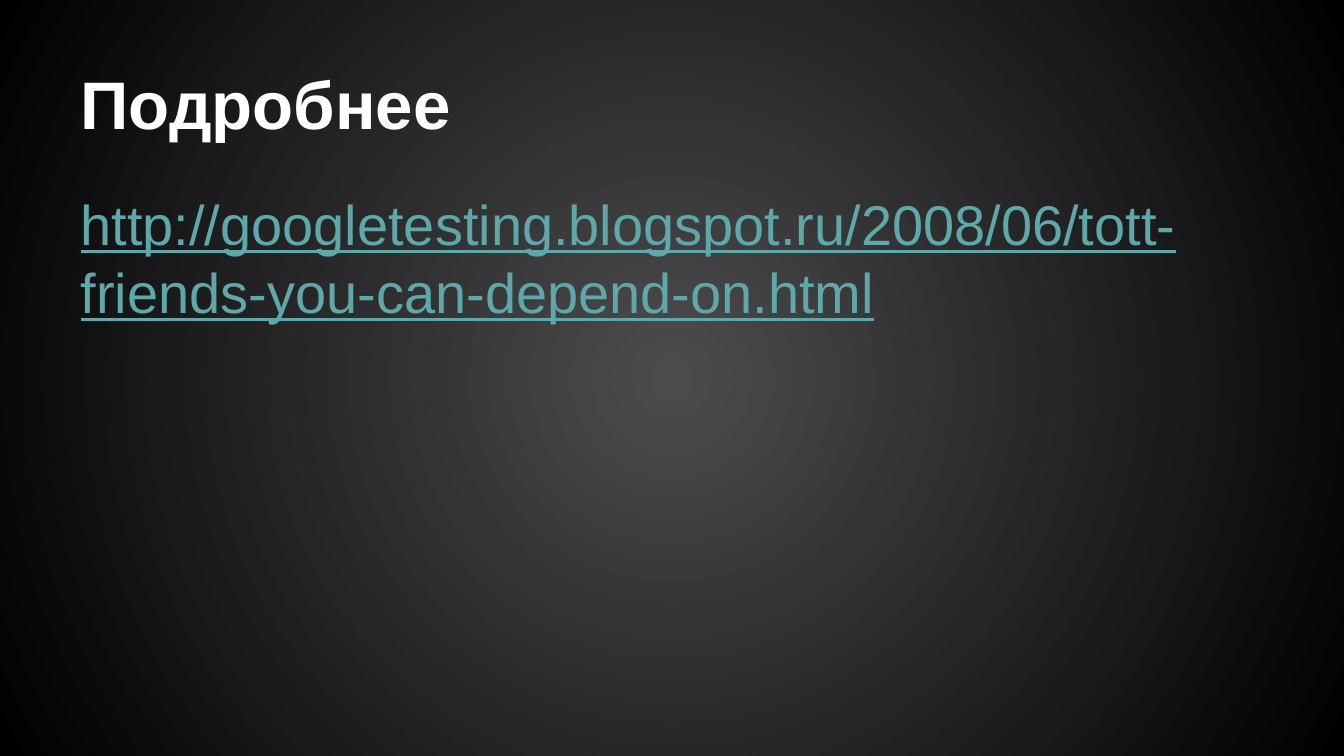
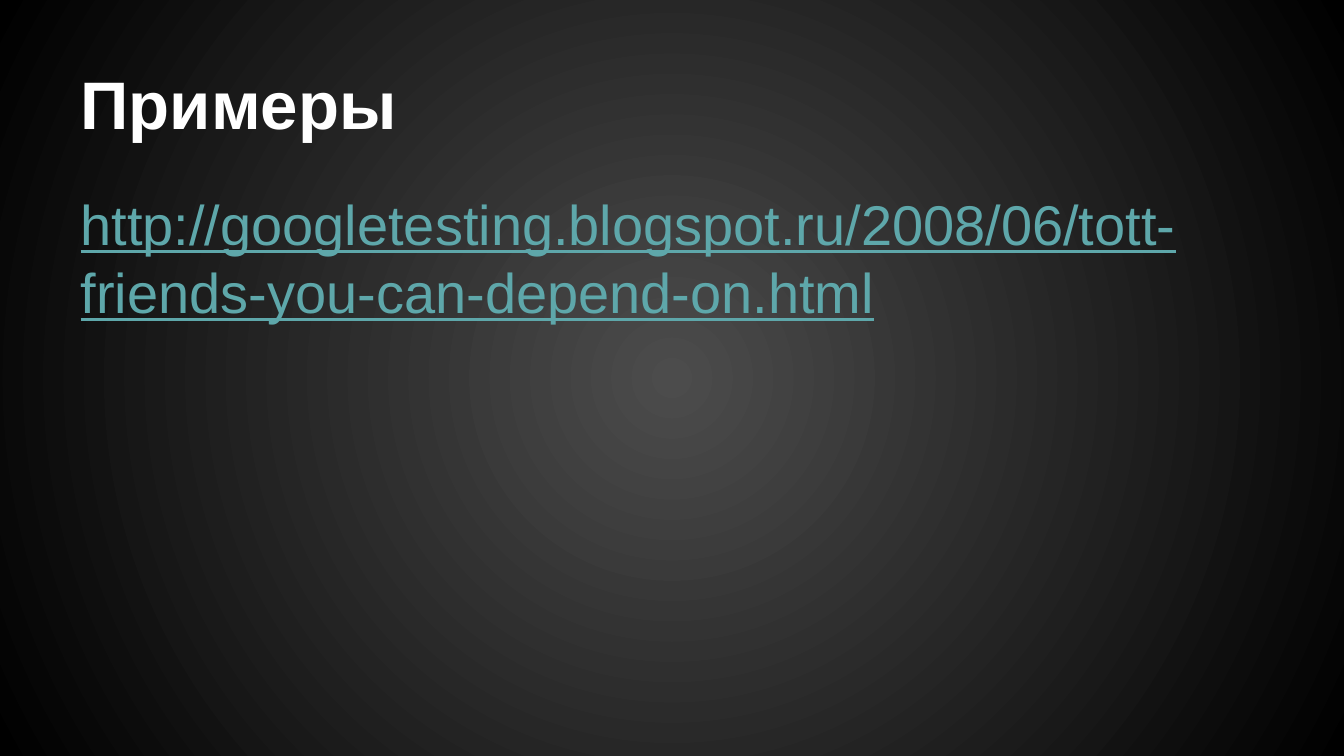
Before and after one commit to drxaos-edu/lecture-unit-testing, a slide deck: slide 43 of Модульное тестирование.pptx (slide 41 before the commit). Drawn at 1344x756 pixels with LibreOffice and Linux fonts; fonts in the diff are those of the drawing. Boxes give left, top, right and bottom in pixels: in the first picture for what was removed or moved away, otherwise in the second. Text is boxed around its words. In the diff, an @@ line names an element or a change of style, - is before the commit and + after.

```diff
--- a/Модульное тестирование.pptx
+++ b/Модульное тестирование.pptx
@@ title at [81, 83, 397, 142]: text changed @@
-Подробнее
+Примеры
```
Also in this commit, not shown: 1 other slide changed, 7 slides added, 1 other file.
